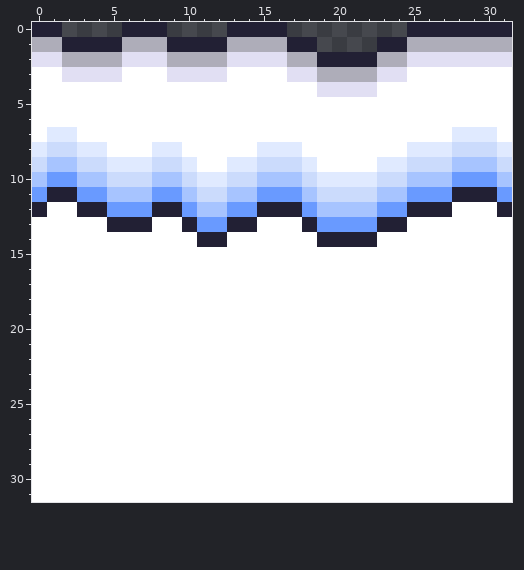
Pixel-art file -- Art/Christmas Skin/snow tileset.aseprite. Above is the file before it was changed.
32x32 pixels, 1 frame.
The same view after the edit:
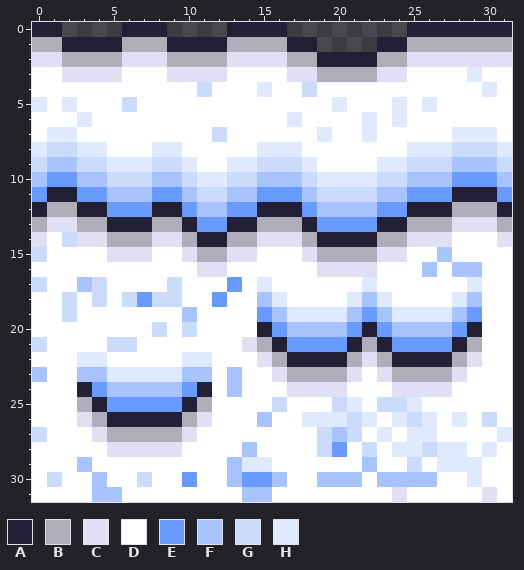
Palette (. is transparent): A #222034  B #aeadb9  C #e1dff3  D #ffffff  E #699aff  F #a7c4ff  G #cbdbfc  H #e0eaff
Changes in this commit:
layer "Snow Tile/Snow Texture" added
layer "Snow Tile/Top Shading" added
layer "Snow Tile/Shading & Dithering" removed
The edit turns colour D into colour A in row 20 at x 15, 22 and 29; in row 21 at x 16, 21, 23 and 28; in row 22 at x 17 to 20 and 24 to 27; in row 24 at x 3 and 11; in row 25 at x 4 and 10; in row 26 at x 5 to 9.
The edit turns colour D into colour B in row 12 at x 1 to 2 and 28 to 30; in row 13 at x 0, 3 to 4, 8 to 9, 15 to 17, 25 to 27 and 31; in row 14 at x 5 to 7, 10, 13 to 14, 18 and 23 to 24; in row 15 at x 11 to 12 and 19 to 22; in row 21 at x 15, 22 and 29; in row 22 at x 16, 21, 23 and 28.
The edit turns colour D into colour B in row 23 at x 17 to 20 and 24 to 27; in row 25 at x 3 and 11; in row 26 at x 4 and 10; in row 27 at x 5 to 9.
The edit turns colour D into colour C in row 13 at x 1 to 2 and 28 to 30; in row 14 at x 0, 3 to 4, 8 to 9, 15 to 17, 25 to 27 and 31; in row 15 at x 5 to 7, 10, 13 to 14, 18 and 23 to 24; in row 16 at x 11 to 12 and 19 to 22; in row 21 at x 14; in row 22 at x 15, 22 and 29.
The edit turns colour D into colour C in row 23 at x 16, 21, 23 and 28; in row 24 at x 17 to 20 and 24 to 27; in row 26 at x 3 and 11; in row 27 at x 4 and 10; in row 28 at x 5 to 9; in row 31 at x 24 and 30.
The edit turns colour C into colour D in row 4 at x 19 to 22.
The edit turns colour D into colour E in row 17 at x 13; in row 18 at x 7 and 12; in row 19 at x 15, 22 and 29; in row 20 at x 16, 21, 23 and 28; in row 21 at x 17 to 20 and 24 to 27; in row 24 at x 4 and 10.
The edit turns colour D into colour E in row 25 at x 5 to 9; in row 28 at x 20; in row 30 at x 10 and 14 to 15.
The edit turns colour D into colour F in row 15 at x 27; in row 16 at x 26 and 28 to 29; in row 17 at x 3; in row 18 at x 15, 22 and 29; in row 19 at x 10, 16, 21, 23 and 28; in row 20 at x 17 to 20 and 24 to 27.
The edit turns colour D into colour F in row 23 at x 0, 3 to 4, 10 to 11 and 13; in row 24 at x 5 to 9 and 13; in row 26 at x 15; in row 27 at x 20; in row 28 at x 14; in row 29 at x 3, 13 and 22.
The edit turns colour D into colour F in row 30 at x 4, 13, 16, 19 to 21 and 23 to 26; in row 31 at x 4 to 5 and 14 to 15.
The edit turns colour D into colour G in row 4 at x 11 and 18; in row 5 at x 6; in row 7 at x 12; in row 14 at x 2; in row 15 at x 0; in row 17 at x 0, 4 and 9.
The edit turns colour D into colour G in row 18 at x 2, 4, 6 and 8 to 9; in row 19 at x 2; in row 20 at x 8 and 10; in row 21 at x 0 and 5 to 6; in row 25 at x 16, 20 and 23 to 24; in row 26 at x 21, 25 and 30.
The edit turns colour D into colour G in row 27 at x 0, 19 and 21; in row 28 at x 19, 22 and 26; in row 29 at x 25; in row 30 at x 1 and 7.
The edit turns colour D into colour H in row 3 at x 29; in row 4 at x 15 and 30; in row 5 at x 0, 2, 20, 24 and 26; in row 6 at x 3, 17, 22 and 24; in row 7 at x 19 and 22; in row 17 at x 15, 22 and 29.
The edit turns colour D into colour H in row 18 at x 16, 21, 23 and 28; in row 19 at x 17 to 20 and 24 to 27; in row 22 at x 3 to 4 and 10 to 11; in row 23 at x 5 to 9; in row 25 at x 21 and 25; in row 26 at x 18 to 20, 22, 24, 26 and 28.
The edit turns colour D into colour H in row 27 at x 23, 25 to 26 and 31; in row 28 at x 24 to 25, 27 to 28 and 30; in row 29 at x 14 to 15 and 27 to 29; in row 30 at x 29.
Boxes around the changes in both pictures, in picture pixels (x1, y1, x2, y2):
changed: (32, 67, 497, 142)
changed: (32, 202, 512, 502)
